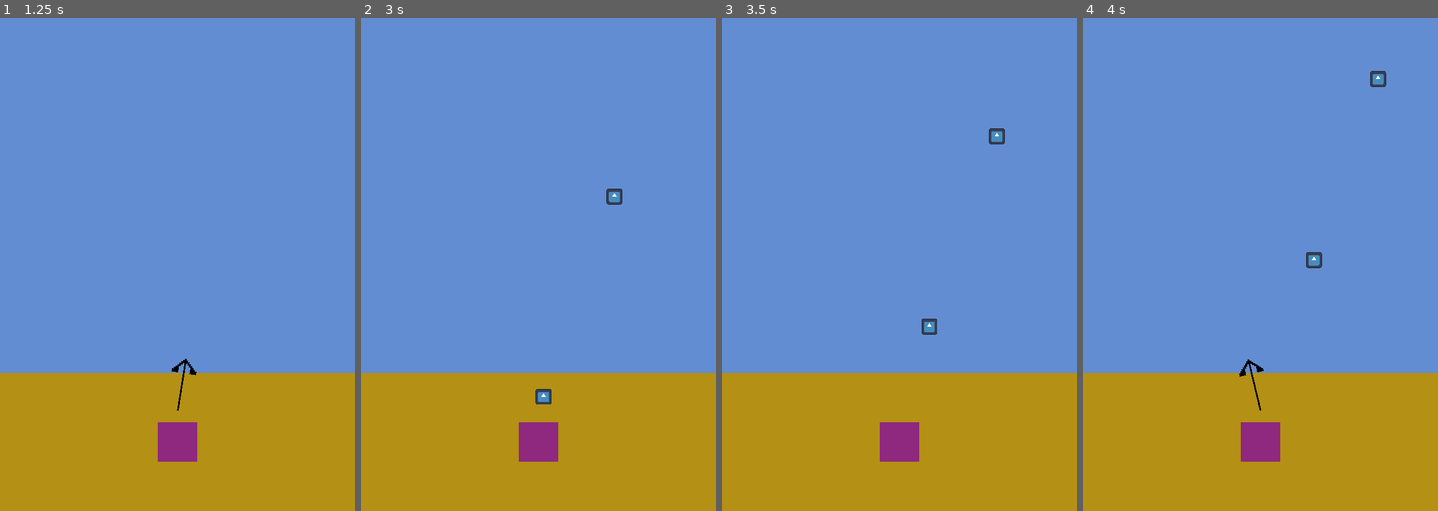
Above: before the commit, frames 1-4 (left to right).
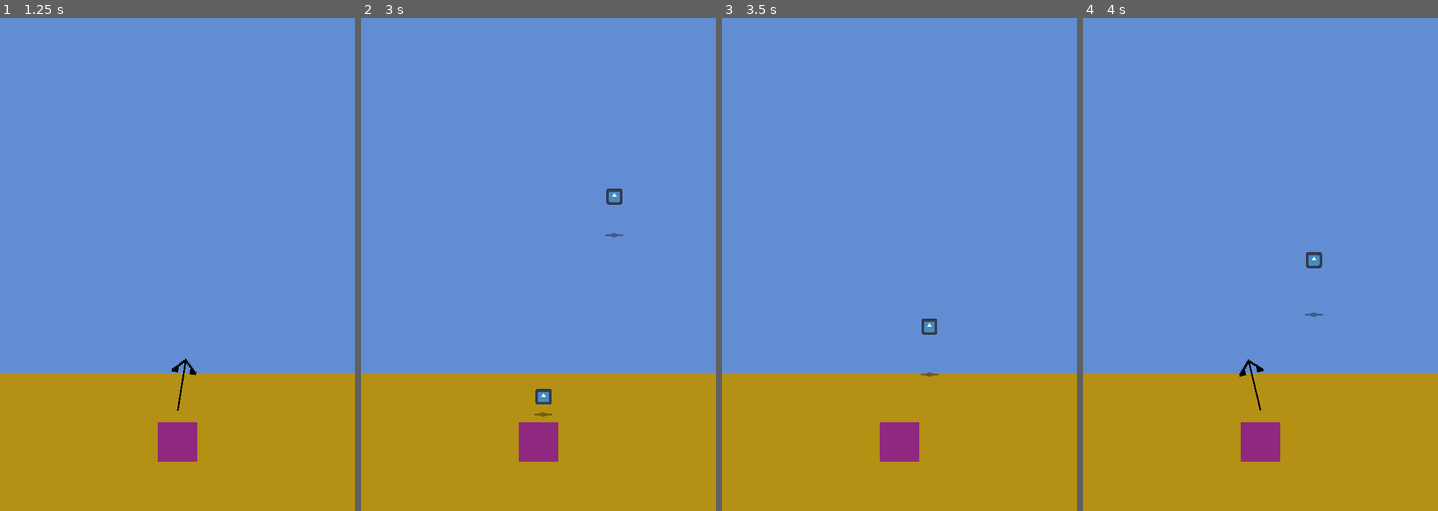
Above: after the commit, the same moments.

Repository: frostblooded/dirty_sea
Game: Godot game, scene res://scenes/game.tscn
Same seed, same stepped clock (60 frames per second), same inputs: the game is played once before the commit and once after it. The engine's default icon, where the game draws it, is replaced by a stand-in: a white triangle on a blue panel in a dark square.
Inputs:
- Up to frame 1 (1.25 s): tap Enter at 0.5 s; tap Space (interact) at 0.6 s
- Up to frame 2 (3 s): tap Space (interact) at 1.35, 2.1, 2.85 s
- Up to frame 3 (3.5 s): no input
- Up to frame 4 (4 s): tap Space (interact) at 3.6 s

Frame 1 is identical in both runs. In frame 2, less than 0.1% of the frame differs, in the area x 48-74%, y 43-81%; in frame 3, 0.2%; in frame 4, 0.2%, in the area x 62-86%, y 10-61%.

Commit message:
Add shadow and height to trash

Diff:
--- a/scenes/player.tscn
+++ b/scenes/player.tscn
@@ -14,6 +14,21 @@
 [sub_resource type="GradientTexture1D" id="GradientTexture1D_5plfc"]
 gradient = SubResource("Gradient_te0ft")
 
+[sub_resource type="Animation" id="Animation_1s887"]
+length = 0.001
+tracks/0/type = "value"
+tracks/0/imported = false
+tracks/0/enabled = true
+tracks/0/path = NodePath(".:rotation")
+tracks/0/interp = 1
+tracks/0/loop_wrap = true
+tracks/0/keys = {
+"times": PackedFloat32Array(0),
+"transitions": PackedFloat32Array(1),
+"update": 0,
+"values": [-0.785398]
+}
+
 [sub_resource type="Animation" id="Animation_6wjmk"]
 resource_name = "move"
 loop_mode = 2
@@ -28,21 +43,6 @@
 "transitions": PackedFloat32Array(1, 1),
 "update": 0,
 "values": [-0.785398, 0.785398]
-}
-
-[sub_resource type="Animation" id="Animation_1s887"]
-length = 0.001
-tracks/0/type = "value"
-tracks/0/imported = false
-tracks/0/enabled = true
-tracks/0/path = NodePath(".:rotation")
-tracks/0/interp = 1
-tracks/0/loop_wrap = true
-tracks/0/keys = {
-"times": PackedFloat32Array(0),
-"transitions": PackedFloat32Array(1),
-"update": 0,
-"values": [-0.785398]
 }
 
 [sub_resource type="AnimationLibrary" id="AnimationLibrary_j8qiy"]
--- a/scenes/trash.tscn
+++ b/scenes/trash.tscn
@@ -1,10 +1,17 @@
-[gd_scene load_steps=2 format=3 uid="uid://haigi0yvbuad"]
+[gd_scene load_steps=4 format=3 uid="uid://haigi0yvbuad"]
 
+[ext_resource type="Script" path="res://scripts/trash.gd" id="1_0om7t"]
 [ext_resource type="Texture2D" uid="uid://cu6ad75jyrma3" path="res://icon.svg" id="1_bcyjk"]
+[ext_resource type="Texture2D" uid="uid://o6jo68l65jwi" path="res://assets/trash_shadow.png" id="3_hdgh6"]
 
-[node name="Trash" type="RigidBody2D"]
+[node name="Trash" type="RigidBody2D" node_paths=PackedStringArray("shadow")]
 gravity_scale = 0.0
+script = ExtResource("1_0om7t")
+shadow = NodePath("ShadowSprite")
 
-[node name="Sprite2D" type="Sprite2D" parent="."]
+[node name="Sprite" type="Sprite2D" parent="."]
 scale = Vector2(0.2, 0.2)
 texture = ExtResource("1_bcyjk")
+
+[node name="ShadowSprite" type="Sprite2D" parent="."]
+texture = ExtResource("3_hdgh6")
--- a/scripts/player_preparing_state.gd
+++ b/scripts/player_preparing_state.gd
@@ -14,10 +14,14 @@
 func state_process(_delta: float, parent: Node) -> void:
 	if Input.is_action_just_pressed("interact"):
 		var player: Player = parent as Player
-		var direction: Vector2 = Vector2.UP.rotated(player.arrow_texture.rotation)
-		var trash: RigidBody2D = player.trash_scene.instantiate() as RigidBody2D
-		trash.linear_velocity = direction * player.trash_speed
-		trash.position = player.trash_spawn.global_position
-		get_tree().get_root().add_child(trash)
+		shoot_trash(player)
+		transitioned.emit(self, "PlayerIdleState")
 
-		transitioned.emit(self, "PlayerIdleState")
+func shoot_trash(player: Player) -> void:
+	var direction: Vector2 = Vector2.UP.rotated(player.arrow_texture.rotation)
+
+	var trash: Trash = player.trash_scene.instantiate() as Trash
+	trash.linear_velocity = direction * player.trash_speed
+	trash.position = player.trash_spawn.global_position
+
+	get_tree().get_root().add_child(trash)
--- /dev/null
+++ b/scripts/trash.gd
@@ -0,0 +1,20 @@
+class_name Trash
+extends RigidBody2D
+
+@export var shadow: Node2D
+@export var lifetime: float = 2
+
+var _spent_lifetime: float = 0
+var _height: float = 100
+
+func _process(delta: float) -> void:
+	_spent_lifetime += delta
+	shadow.position.y = _height
+
+	var lifetime_percent: float = _spent_lifetime / lifetime
+	var val: float = lifetime_percent - 0.5
+	_height = -(val * val) + 0.3
+	_height *= 300
+
+	if _spent_lifetime >= lifetime:
+		queue_free()
Binary file added: assets/trash_shadow.aseprite
Binary file added: assets/trash_shadow.png
Not shown, added: assets/trash_shadow.png.import
